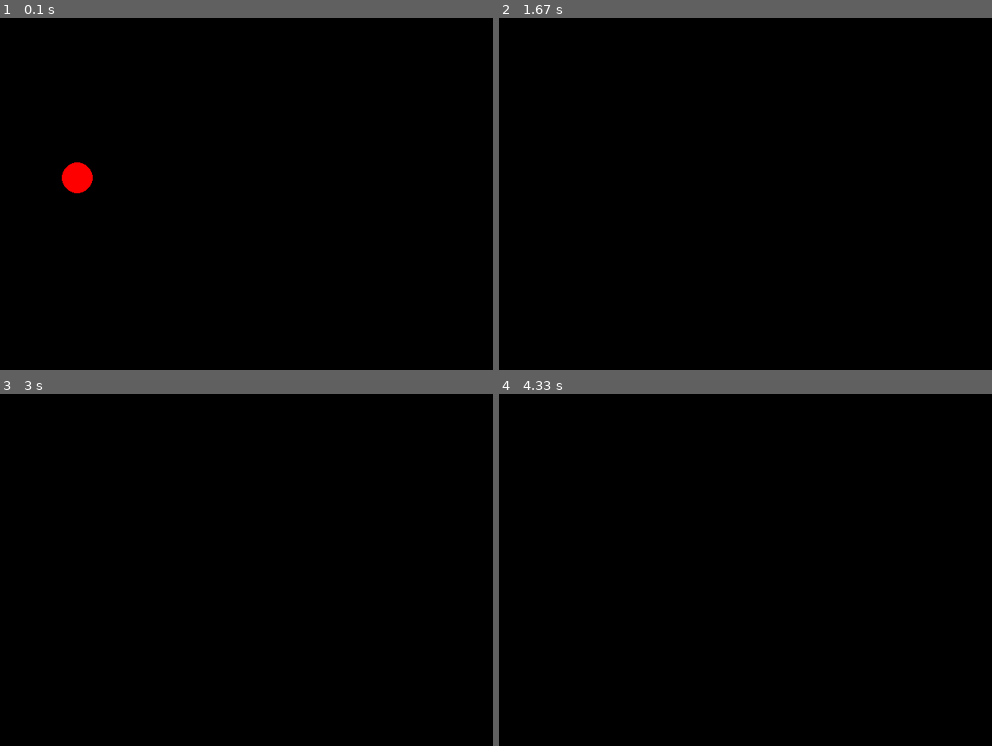
Above: before the commit, frames 1-4 (two rows, left to right).
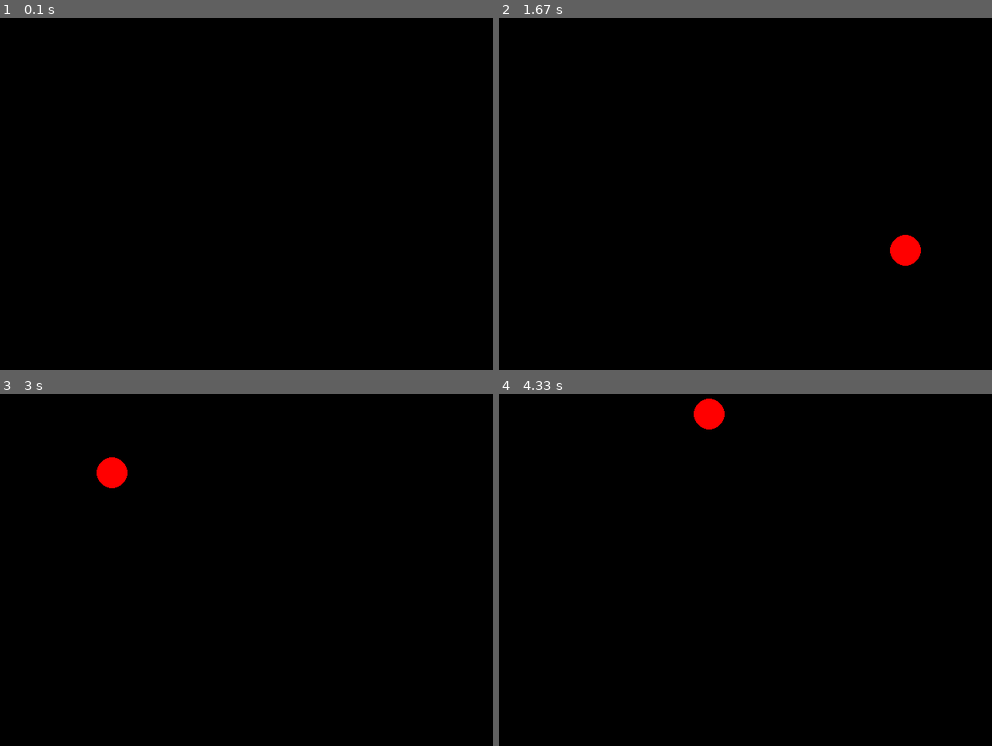
Above: after the commit, the same moments.

Repository: ershovarn/lesson_pygame_2
Game: pygame game, started from main.py
Two runs of this game, one before a commit and one after it. Both use one fixed random seed, a clock stepped at 60 frames per second and the inputs below.
Inputs (mouse positions are in pixels of both pictures, inside the frame that each line leads up to):
- Up to frame 1 (0.1 s): no input
- Up to frame 2 (1.67 s): press the mouse at (597, 179) at 0.37 s; move the mouse to (701, 232) at 0.47 s; release the mouse at (804, 282) at 0.6 s; press the mouse at (597, 179) at 0.7 s; move the mouse to (706, 201) at 0.8 s; release the mouse at (819, 218) at 0.93 s; press the mouse at (597, 179) at 1.03 s; move the mouse to (656, 239) at 1.13 s; release the mouse at (715, 299) at 1.27 s; press the mouse at (597, 179) at 1.37 s; move the mouse to (750, 215) at 1.47 s; release the mouse at (903, 250) at 1.6 s
- Up to frame 3 (3 s): press the mouse at (98, 555) at 1.7 s; move the mouse to (281, 615) at 1.8 s; release the mouse at (463, 675) at 1.93 s; press the mouse at (98, 555) at 2.03 s; move the mouse to (236, 513) at 2.13 s; release the mouse at (379, 471) at 2.27 s; press the mouse at (98, 555) at 2.37 s; move the mouse to (241, 499) at 2.47 s; release the mouse at (384, 439) at 2.6 s; press the mouse at (98, 555) at 2.7 s; move the mouse to (103, 513) at 2.8 s; release the mouse at (113, 471) at 2.93 s
- Up to frame 4 (4.33 s): press the mouse at (597, 555) at 3.03 s; move the mouse to (577, 640) at 3.13 s; release the mouse at (558, 724) at 3.27 s; press the mouse at (597, 555) at 3.37 s; move the mouse to (612, 573) at 3.47 s; release the mouse at (627, 587) at 3.6 s; press the mouse at (597, 555) at 3.7 s; move the mouse to (770, 612) at 3.8 s; release the mouse at (937, 665) at 3.93 s; press the mouse at (597, 555) at 4.03 s; move the mouse to (651, 485) at 4.13 s; release the mouse at (710, 415) at 4.27 s

The runs differ from the first frame. In frame 1, 0.4% of the frame differs, in the area x 12-19%, y 41-50%; in frame 2, 0.4%; in frame 3, 0.4%; in frame 4, 0.4%.

Commit message:
motion red circle for mouse

Diff:
--- a/main.py
+++ b/main.py
@@ -15,16 +15,17 @@
     running = True
     while running:  # главный игровой цикл
         # цикл обработки событий
+
         for event in pygame.event.get():
             if event.type == pygame.QUIT:
                 running = False
+            if event.type == pygame.MOUSEMOTION:
+                coords_mouse = event.pos
+                print(coords_mouse)
+                screen.fill((0, 0, 0))
+                draw_circle(screen, coords_mouse)
             # обработка остальных событий
         # отрисовка изменений
-
-        screen.fill((0, 0, 0))
-        draw_circle(screen, (x, y))
-        x += v
-
         pygame.display.flip()
     pygame.quit()
 
